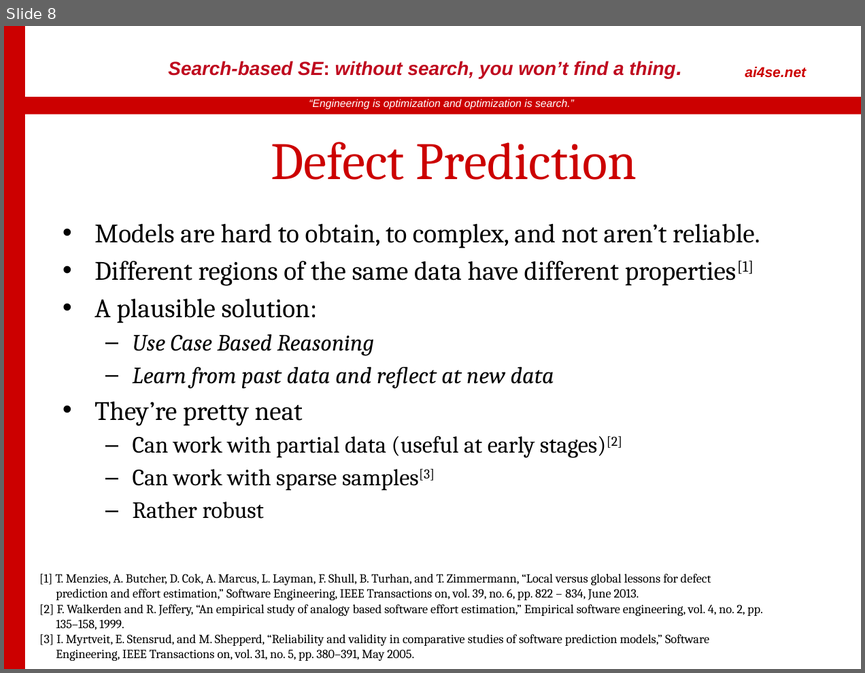
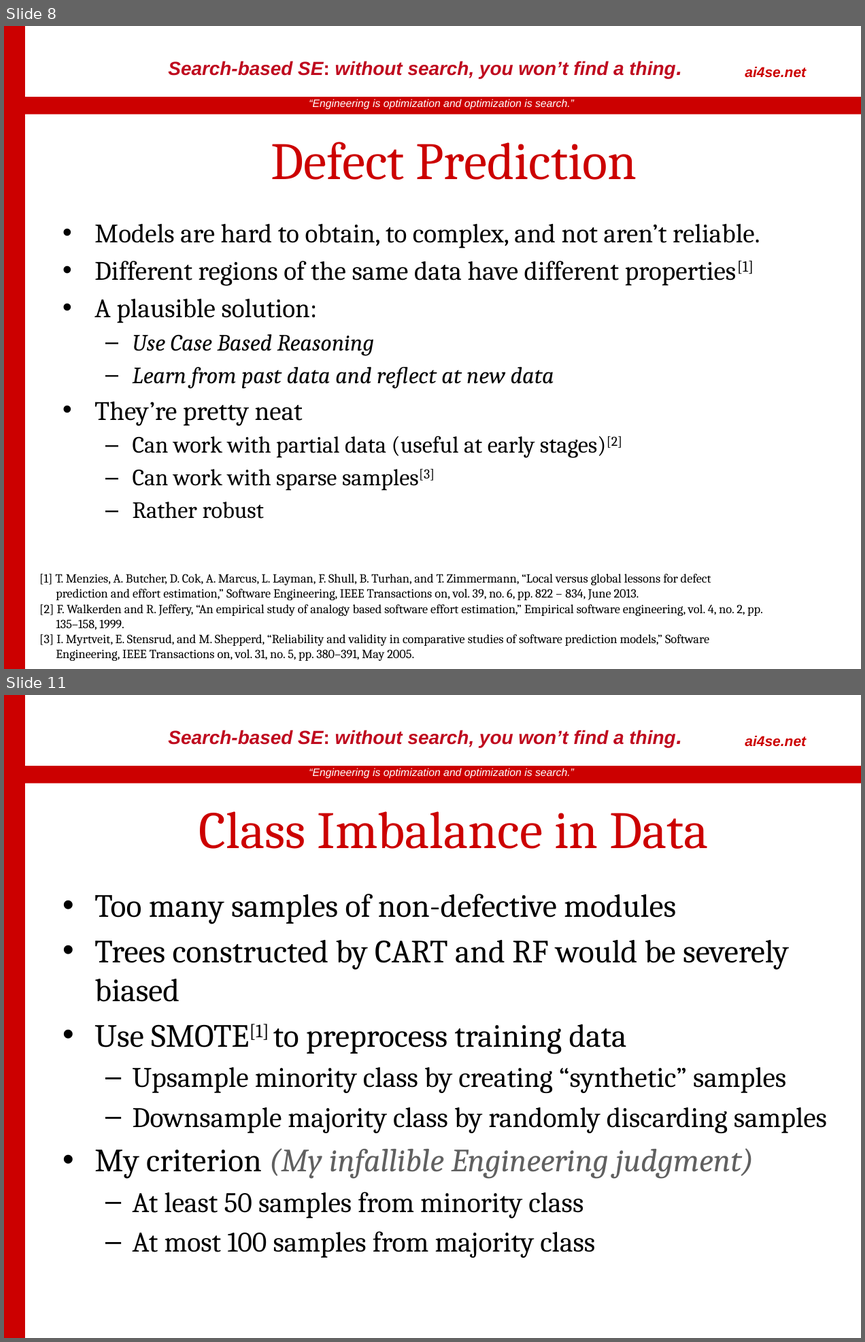
Before and after one commit to rahlk/CSC712-Software-Testing, a slide deck: Report/FinalPresentation.pptx. Shown one above the other, each under a label of ours: slide 8 before the commit, slides 8 and 11 after it; the slides between them are not shown. The pictures are 865x673 and 865x1342 pixels, drawn with LibreOffice and Linux fonts; fonts in the diff are those of the drawing; background and template pictures are left out. Boxes give left, top, right and bottom in pixels: in the first picture for what was removed or moved away, otherwise in the second. Text is boxed around its words. In the diff, an @@ line names an element or a change of style, - is before the commit and + after.

```diff
--- a/Report/FinalPresentation.pptx
+++ b/Report/FinalPresentation.pptx
@@ slide 11 added at box(4, 695, 861, 1338), background #FFFFFF; not listed: 4 template elements that a slide beside it also shows @@
@@ title added at box(198, 811, 708, 849), 44 pt, text #CC0000 @@
+Class Imbalance in Data
@@ text added at box(94, 894, 827, 1257), 23.8 pt, text #000000 @@
+• Too many samples of non-defective modules
+• Trees constructed by CART and RF would be severely biased
+• Use SMOTE[1] to preprocess training data
+  – Upsample minority class by creating “synthetic” samples
+  – Downsample majority class by randomly discarding samples
+• My criterion (My infallible Engineering judgment)
+  – At least 50 samples from minority class
+  – At most 100 samples from majority class
```
Also in this commit, not shown: 2 slides changed, 10 other slides added.
